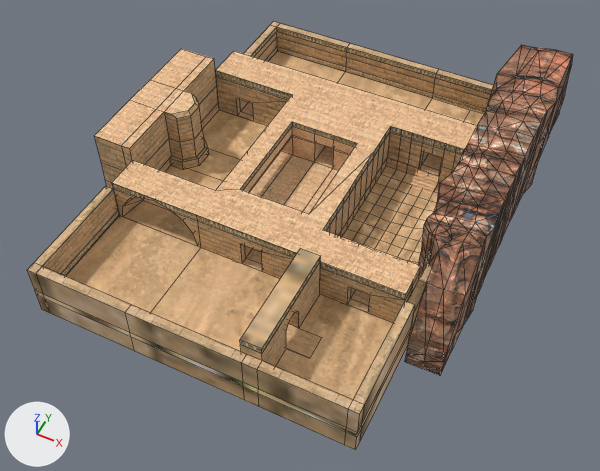
One commit to the FBX model PrototypePlayground/Assets/My Assets/Models/Netscape/Environments/DustClone/V_11.fbx: the scene before it, then after it.
Camera for both pictures: a camera (50 mm lens) standing at (6.11, -11.66, 14.48) and looking at (0.18, 0.21, -0.36). The axes (+X, +Y, +Z) are drawn at lower left. The lights are the same throughout. Mesh edges are drawn as thin lines on the coarser meshes. Where no turn or scale is listed for an object, it has been applied to the vertices. Vertices at the same position are counted once.

Objects in the first picture: 'Cube.001', 'MaiNGeo.001'.
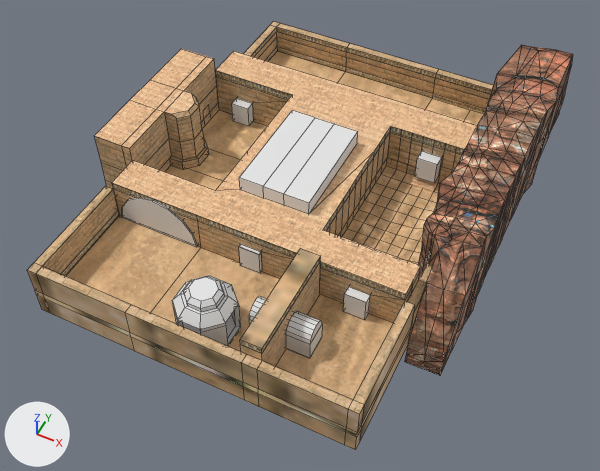
Where the newer file only moved an object's origin or applied its transform, the numbers keep the older frame.

Pixel boxes (x1, y1, x2, y2) of what changed, in the pictures (600 x 471 px; the box of a moved part takes in the faces that stretch with it):
'Interior', added: after (231, 98, 442, 358)
'Circle', added: after (172, 276, 241, 346)
'Tunnel', added: after (122, 197, 197, 247)
part 1 of me_plane_003, moved or reshaped: (199, 85, 267, 159) in both

What changed in the scene script:
```text
Change me_plane_003:
    used by ob_maingeo_001; location = (0.0, 0.0, 0.0)
    verts and faces of me_plane_003; kept vertices keep their numbers, new ones are numbered from 731
    before: 217 (-3.48, 2.74, 0.26) at pixel (219, 109), 218 (-3.48, 2.74, 0.5) at pixel (218, 102), 302 (-3.48, 2.74, 1.09) at pixel (216, 85), 303 (-3.48, 1.32, 0.26), 304 (-3.48, 1.32, 0.5)
    before: 369 (-1.3, 2.74, 0.26), 370 (-1.3, 1.32, 0.26), 396 (-3.48, 1.32, 1.09)
    remove me_plane_003.from_pydata(...)  # 731 vertices, 627 faces; spans x -4.45..3.7, y -4.49..6.26, z 0.0..1.91
    add me_plane_003.from_pydata(...)  # 737 vertices, 628 faces; spans x -4.45..3.7, y -4.49..6.26, z 0.0..1.91
    me_plane_003 part 1
    add delete_faces([(217, 218, 304, 303), (218, 302, 396, 304), (217, 303, 370, 369)])
    add verts[731] = (-3.48, 2.31, 0.5)  # pixel (209, 112)
    add verts[732] = (-3.48, 2.01, 0.5)  # pixel (203, 119)
    add verts[733] = (-3.48, 2.01, 0.26)  # pixel (204, 126)
    add verts[734] = (-3.48, 2.32, 0.26)  # pixel (210, 119)
    add verts[735] = (-3.48, 2.01, 0.79)  # pixel (203, 110)
    add verts[736] = (-3.48, 2.3, 0.79)  # pixel (208, 104)
    add faces += [(303, 733, 732, 304), (218, 302, 396, 304, 732, 735, 736, 731), (217, 218, 731, 734)]  # mat_wall (picture img_texture_1_png)
    add faces += [(217, 734, 733, 303, 370, 369)]  # mat_floor (picture img_dirtfloor_1_us_png)
Add me_plane_001:
    me_plane_001.from_pydata(...)  # 152 vertices, 143 faces; spans x -2.92..3.13, y -3.31..3.96, z 0.29..1.9
Add me_circle:
    me_circle.from_pydata(...)  # 88 vertices, 84 faces; spans x -0.617..0.617, y -0.87..0.365, z -0.018..1.232
Add me_cylinder:
    me_cylinder.from_pydata(...)  # 18 vertices, 11 faces; spans x -0.81..1.19, y -1.81..-0.9, z 0.26..1.48
Add ob_interior:
    ob_interior = bpy.data.objects.new('Interior', me_plane_001)
    ob_interior.location = (0.0, 0.0, 0.0)
Add ob_circle:
    ob_circle = bpy.data.objects.new('Circle', me_circle)
    ob_circle.location = (-0.06, -3.26, 0.46)
Add ob_tunnel:
    ob_tunnel = bpy.data.objects.new('Tunnel', me_cylinder)
    ob_tunnel.location = (-2.58, 0.0, 0.01)
```
